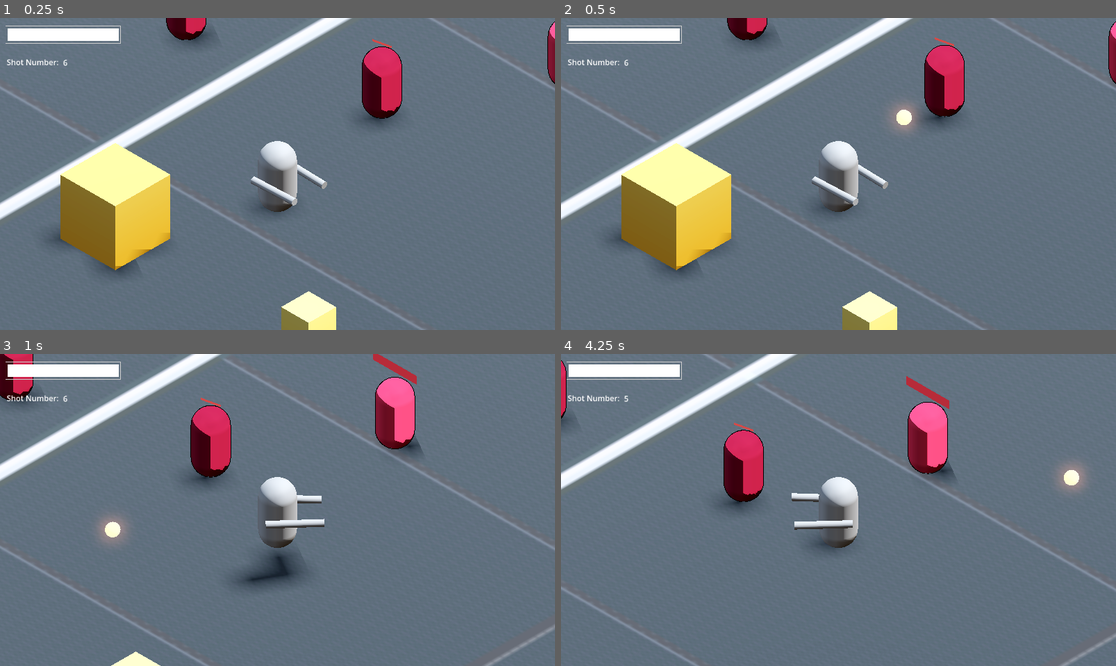
Above: before the commit, frames 1-4 (two rows, left to right).
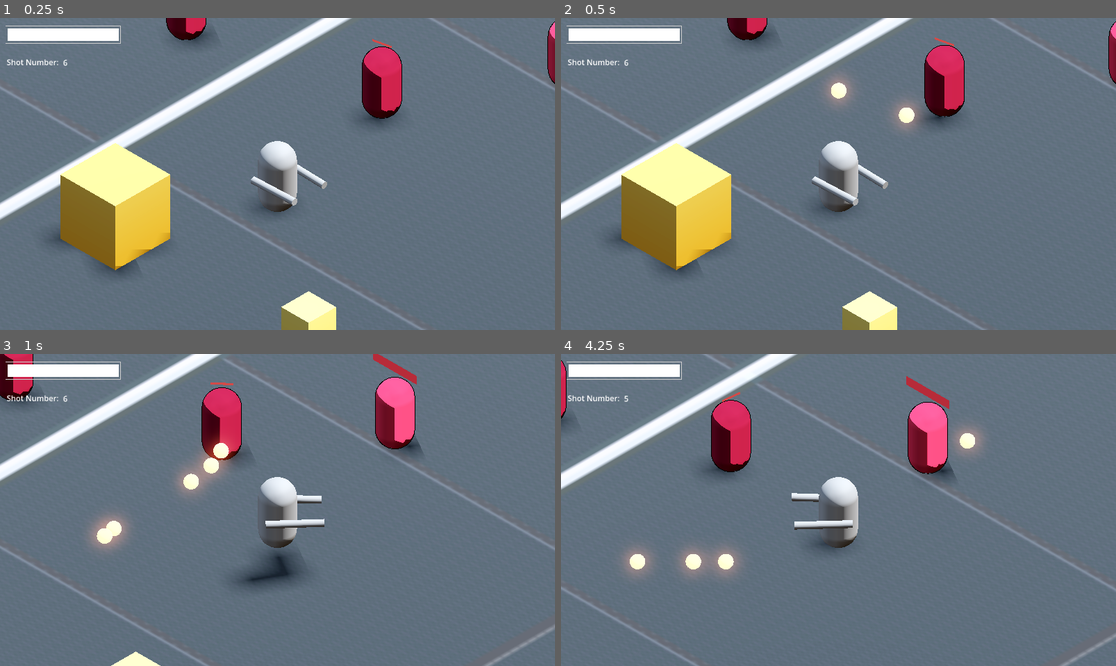
Above: after the commit, the same moments.

Repository: yashGhela/blame
Game: Godot game, scene res://levels/lab.tscn
Two runs of this game, one before a commit and one after it. Both use one fixed random seed, a clock stepped at 60 frames per second and the inputs below. The project has no main scene, so this scene is started directly.
Inputs (mouse positions are in pixels of both pictures, inside the frame that each line leads up to):
- Up to frame 1 (0.25 s): no input
- Up to frame 2 (0.5 s): no input
- Up to frame 3 (1 s): move the mouse to (399, 494) at 0.52 s; hold D (right) from 0.53 s (still down); click (399, 494) at 0.6 s; tap Space (jump) at 0.77 s
- Up to frame 4 (4.25 s): move the mouse to (727, 525) at 1.27 s; release D (right) at 1.28 s; hold S (back) 1.28-2.03 s; right-click (727, 525) at 1.35 s; tap Space (jump) at 1.52, 3.02, 3.77 s; click (727, 525) at 1.55 s; move the mouse to (894, 441) at 2.02 s; hold D (right) 2.03-2.78 s; tap F (fire) at 2.1 s; click (894, 441) at 2.3 s; move the mouse to (810, 572) at 2.77 s; hold W (forward) 2.78-3.53 s; click (810, 572) at 2.85 s; move the mouse to (1005, 556) at 3.52 s; hold A (left) from 3.53 s (still down); hold E (interact) from 3.53 s (still down); click (1005, 556) at 3.8 s

Frame 1 is identical in both runs. In frame 2, 0.4% of the frame differs, in the area x 47-64%, y 18-35%; in frame 3, 2.8%; in frame 4, 4.2%, in the area x 11-95%, y 12-72%.

Commit message:
shot speed fixed but not queueing out

Diff:
--- a/scripts/baton.gd
+++ b/scripts/baton.gd
@@ -76,7 +76,7 @@
 
 
 func _on_hitzone_body_entered(body: Node3D) -> void:
-	if body.is_in_group("Player"):
+	if body.is_in_group("Player") and !body.is_phasing:
 		body.health -= 10
 		print(body.health)
 
--- a/scripts/pincer.gd
+++ b/scripts/pincer.gd
@@ -39,7 +39,7 @@
 
 
 func _on_area_3d_body_entered(body: Node3D) -> void:
-	if body.is_in_group("Player"):
+	if body.is_in_group("Player") and !body.is_phasing:
 		print("hitting player")
 		body.health-=10
 
--- a/scripts/player.gd
+++ b/scripts/player.gd
@@ -21,6 +21,8 @@
 @onready var hand_2_col: CollisionShape3D = $body/hand2/hand2area/hand2col
 @onready var enemy_detector: Node = $EnemyDetector
 @onready var shotamount: Label = $CanvasLayer/shotamount
+
+
 
 const FIRE_RELOAD=1.5
 var fire_shots:=6
--- a/scripts/striker/distance.gd
+++ b/scripts/striker/distance.gd
@@ -29,7 +29,7 @@
 
 
 
-	if distance >= 10.0:
+	if distance >= 15.0:
 		Transitioned.emit(self, "Idle")
 		return
 
--- a/scripts/striker/idle.gd
+++ b/scripts/striker/idle.gd
@@ -15,7 +15,7 @@
 func _physics_process(delta: float) -> void:
 	var dist = enemy.global_position.distance_to(player.global_position)
 
-	if dist<10.0 and dist>5.0:
+	if dist<15.0 and dist>5.0:
 		Transitioned.emit(self,"Shoot")
 	elif dist<5.0:
 		Transitioned.emit(self,"Distance")
--- a/scripts/striker/shoot.gd
+++ b/scripts/striker/shoot.gd
@@ -26,11 +26,17 @@
 	player = get_tree().get_first_node_in_group("Player")
 
 	has_shot = false
-	wait_done = false
-	hit()
+	wait_done = true
+
 
 
 func hit():
+
+	wait_done=false
+	if has_shot:
+		return
+
+
 	bulletinst = bullet.instantiate()
 	get_tree().current_scene.add_child(bulletinst)
 
@@ -41,6 +47,8 @@
 	tween.tween_property(bulletinst,"global_position", player.global_position,1.0).set_trans(Tween.TRANS_SINE).set_ease(Tween.EASE_OUT)
 	has_shot=true
 	await tween.finished
+	if is_instance_valid(bulletinst):
+		bulletinst.queue_free()
 
 
 	wait()
@@ -55,13 +63,12 @@
 func physics_update(_delta:float):
 	var dist = enemy.global_position.distance_to(player.global_position)
 
+	if dist<5.0:
+		Transitioned.emit(self,"Distance")
+
+
+	if dist>=15.0:
+		Transitioned.emit(self,"Idle")
+
 	if wait_done:
-		if dist>=10.0:
-			Transitioned.emit(self,"Idle")
-		elif dist<5.0:
-			Transitioned.emit(self,"Distance")
-		elif dist>5.0 and dist<10.0:
-			has_shot=false
-			wait_done=false
-
-			hit()
+		hit()
--- a/scripts/striker/stun.gd
+++ b/scripts/striker/stun.gd
@@ -20,5 +20,5 @@
 		Transitioned.emit(self,"Shoot")
 	elif dist<=5.0:
 		Transitioned.emit(self, "Distance")
-	elif dist>=10.0:
+	elif dist>=15.0:
 		Transitioned.emit(self,"Idle")
--- a/scripts/striker_shot.gd
+++ b/scripts/striker_shot.gd
@@ -2,9 +2,9 @@
 
 
 func _on_area_3d_body_entered(body: Node3D) -> void:
-	if body.is_in_group("Player"):
+	if body.is_in_group("Player") and !body.is_phasing:
 		print("hitting player")
 		body.health-=10
 
-func _ready() -> void:
-	get_tree().create_timer(2.0).timeout.connect(func():queue_free())
+#func _ready() -> void:
+	#get_tree().create_timer(2.0).timeout.connect(func():queue_free())
Not shown: 1 places in gameplay-elements/striker_shot.tscn that only renumber resources
